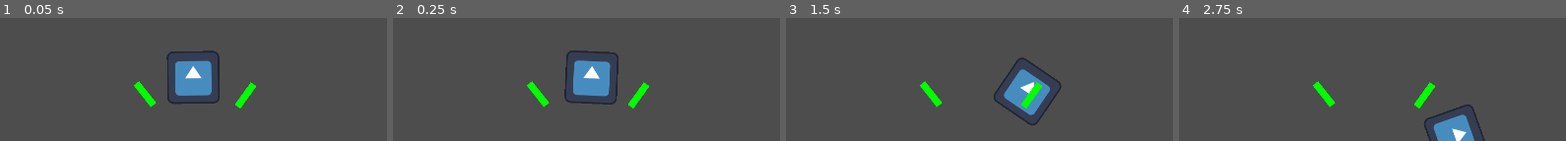
Above: before the commit, frames 1-4 (left to right).
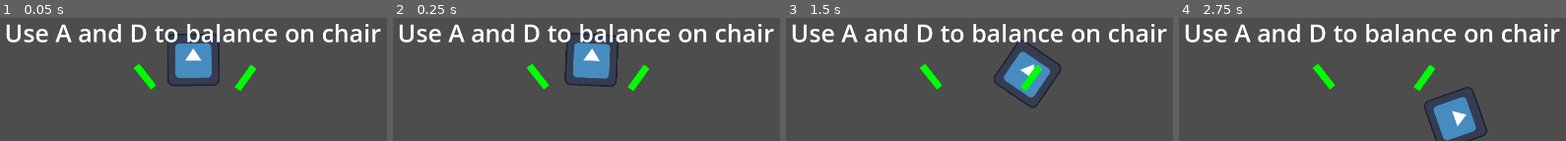
Above: after the commit, the same moments.

Repository: mntjams/game-jam-25-2
Game: Godot game, scene res://scenes/bar.tscn
Same seed, same stepped clock (60 frames per second), same inputs: the game is played once before the commit and once after it. This scene is started directly instead of the project's main scene. The engine's default icon, where the game draws it, is replaced by a stand-in: a white triangle on a blue panel in a dark square.
Inputs:
- Up to frame 1 (0.05 s): no input
- Up to frame 2 (0.25 s): no input
- Up to frame 3 (1.5 s): hold D (right) 0.53-1.28 s; hold E (interact) 0.53-1.28 s; hold S (down) from 1.28 s (still down); tap Space (slots) at 1.35 s
- Up to frame 4 (2.75 s): release S (down) at 2.03 s; hold D (right) from 2.03 s (still down); tap Q at 2.1 s

The runs differ from the first frame. In frame 1, 11% of the frame differs, in the area x 1-99%, y 4-74%; in frame 2, 11%; in frame 3, 11%, in the area x 1-99%, y 4-88%; in frame 4, 10%.

Commit message:
added minigame captions

Diff:
--- a/scenes/bar.tscn
+++ b/scenes/bar.tscn
@@ -1,8 +1,9 @@
-[gd_scene load_steps=5 format=3 uid="uid://dcg75o4frx58c"]
+[gd_scene load_steps=6 format=3 uid="uid://dcg75o4frx58c"]
 
 [ext_resource type="Script" uid="uid://dvym4ff1xdcul" path="res://scripts/bar_minigame.gd" id="1_5dekh"]
 [ext_resource type="Texture2D" uid="uid://jhl61vbnmv02" path="res://assets/img/icon.svg" id="2_bwlfd"]
 [ext_resource type="Texture2D" uid="uid://b2q146hutsua7" path="res://assets/img/text_rect_small.png" id="3_x848m"]
+[ext_resource type="PackedScene" uid="uid://dhlsllavhatch" path="res://scenes/minigame_label.tscn" id="4_qdsxc"]
 
 [sub_resource type="Curve2D" id="Curve2D_5dekh"]
 _data = {
@@ -16,7 +17,7 @@
 [node name="CanvasLayer" type="CanvasLayer" parent="."]
 
 [node name="Path2D" type="Path2D" parent="CanvasLayer"]
-position = Vector2(812, 954)
+position = Vector2(812, 911)
 curve = SubResource("Curve2D_5dekh")
 
 [node name="PathFollow2D" type="PathFollow2D" parent="CanvasLayer/Path2D"]
@@ -47,3 +48,10 @@
 offset_right = 17.001907
 offset_bottom = 36.035343
 texture = ExtResource("3_x848m")
+
+[node name="Label" parent="CanvasLayer" instance=ExtResource("4_qdsxc")]
+offset_left = 443.0
+offset_top = 774.0
+offset_right = 1361.0
+offset_bottom = 857.0
+text = "Use A and D to balance on chair"
--- /dev/null
+++ b/scenes/minigame_label.tscn
@@ -0,0 +1,8 @@
+[gd_scene format=3 uid="uid://dhlsllavhatch"]
+
+[node name="Label" type="Label"]
+offset_left = 446.0
+offset_top = 815.0
+offset_right = 1364.0
+offset_bottom = 898.0
+theme_override_font_sizes/font_size = 60
--- a/scenes/piss.tscn
+++ b/scenes/piss.tscn
@@ -1,7 +1,8 @@
-[gd_scene load_steps=6 format=3 uid="uid://byvhqna41uhww"]
+[gd_scene load_steps=7 format=3 uid="uid://byvhqna41uhww"]
 
 [ext_resource type="Script" uid="uid://c1d0gmpbb78he" path="res://scripts/piss.gd" id="1_u8csm"]
 [ext_resource type="Texture2D" uid="uid://b2q146hutsua7" path="res://assets/img/text_rect_small.png" id="2_3jfbr"]
+[ext_resource type="PackedScene" uid="uid://dhlsllavhatch" path="res://scenes/minigame_label.tscn" id="3_a2rcf"]
 
 [sub_resource type="StyleBoxLine" id="StyleBoxLine_3jfbr"]
 color = Color(0, 1, 0, 1)
@@ -26,8 +27,9 @@
 anchor_right = 0.5
 anchor_bottom = 1.0
 offset_left = -150.0
-offset_top = -35.0
+offset_top = -105.0
 offset_right = 150.0
+offset_bottom = -70.0
 grow_horizontal = 2
 grow_vertical = 0
 texture = ExtResource("2_3jfbr")
@@ -39,10 +41,18 @@
 anchor_right = 0.5
 anchor_bottom = 1.0
 offset_left = -150.0
-offset_top = -35.0
+offset_top = -105.0
 offset_right = 150.0
+offset_bottom = -70.0
 grow_horizontal = 2
 grow_vertical = 0
 theme_override_styles/slider = SubResource("StyleBoxLine_3jfbr")
 theme_override_styles/grabber_area = SubResource("StyleBoxFlat_u8csm")
 theme_override_styles/grabber_area_highlight = SubResource("StyleBoxLine_u8csm")
+
+[node name="Label" parent="CanvasLayer" instance=ExtResource("3_a2rcf")]
+offset_left = 502.0
+offset_top = 825.0
+offset_right = 1521.0
+offset_bottom = 908.0
+text = "Press SPACE when you are on toilet"
--- a/scenes/quicktime_event_minigame.tscn
+++ b/scenes/quicktime_event_minigame.tscn
@@ -1,6 +1,7 @@
-[gd_scene load_steps=2 format=3 uid="uid://evbakb8g615y"]
+[gd_scene load_steps=3 format=3 uid="uid://evbakb8g615y"]
 
 [ext_resource type="Script" uid="uid://bu72pm531wiiw" path="res://scripts/quicktime_event_minigame.gd" id="1_e8an3"]
+[ext_resource type="PackedScene" uid="uid://dhlsllavhatch" path="res://scenes/minigame_label.tscn" id="2_i4n8f"]
 
 [node name="QuicktimeEventMinigame" type="Control"]
 layout_mode = 3
@@ -15,6 +16,9 @@
 successes_needed = 2
 
 [node name="LabelControl" type="CanvasLayer" parent="."]
+
+[node name="TutorialLabel" parent="LabelControl" instance=ExtResource("2_i4n8f")]
+text = "Press correct key"
 
 [node name="Label" type="Label" parent="LabelControl"]
 visible = false
@@ -33,23 +37,6 @@
 horizontal_alignment = 1
 vertical_alignment = 2
 
-[node name="TutorialLabel" type="Label" parent="LabelControl"]
-anchors_preset = 7
-anchor_left = 0.5
-anchor_top = 1.0
-anchor_right = 0.5
-anchor_bottom = 1.0
-offset_left = -900.0
-offset_top = -407.0
-offset_right = 900.0
-offset_bottom = -207.0
-grow_horizontal = 2
-grow_vertical = 0
-theme_override_font_sizes/font_size = 64
-text = "Hit the correct key in time!"
-horizontal_alignment = 1
-vertical_alignment = 2
-
 [node name="TimeToHitEvent" type="Timer" parent="."]
 one_shot = true
 
--- a/scenes/slotting.tscn
+++ b/scenes/slotting.tscn
@@ -1,7 +1,8 @@
-[gd_scene load_steps=6 format=3 uid="uid://mh6y622rj5a2"]
+[gd_scene load_steps=7 format=3 uid="uid://mh6y622rj5a2"]
 
 [ext_resource type="Texture2D" uid="uid://jhl61vbnmv02" path="res://assets/img/icon.svg" id="1_gt2fk"]
 [ext_resource type="Script" uid="uid://bng54ob57qa52" path="res://scripts/slot_minigame.gd" id="1_nltpj"]
+[ext_resource type="PackedScene" uid="uid://dhlsllavhatch" path="res://scenes/minigame_label.tscn" id="2_87e06"]
 [ext_resource type="Texture2D" uid="uid://0qvl6msnevku" path="res://assets/img/text_rext_small.png" id="3_gt2fk"]
 
 [sub_resource type="StyleBoxLine" id="StyleBoxLine_nltpj"]
@@ -18,6 +19,9 @@
 
 [node name="CanvasLayer" type="CanvasLayer" parent="."]
 
+[node name="Label" parent="CanvasLayer" instance=ExtResource("2_87e06")]
+text = "Use SPACE to spin slot machine"
+
 [node name="slot" type="HSlider" parent="CanvasLayer"]
 anchors_preset = 7
 anchor_left = 0.5
@@ -25,8 +29,9 @@
 anchor_right = 0.5
 anchor_bottom = 1.0
 offset_left = -142.0
-offset_top = -16.0
+offset_top = -105.0
 offset_right = 142.0
+offset_bottom = -89.0
 grow_horizontal = 2
 grow_vertical = 0
 theme_override_icons/grabber_disabled = ExtResource("1_gt2fk")
